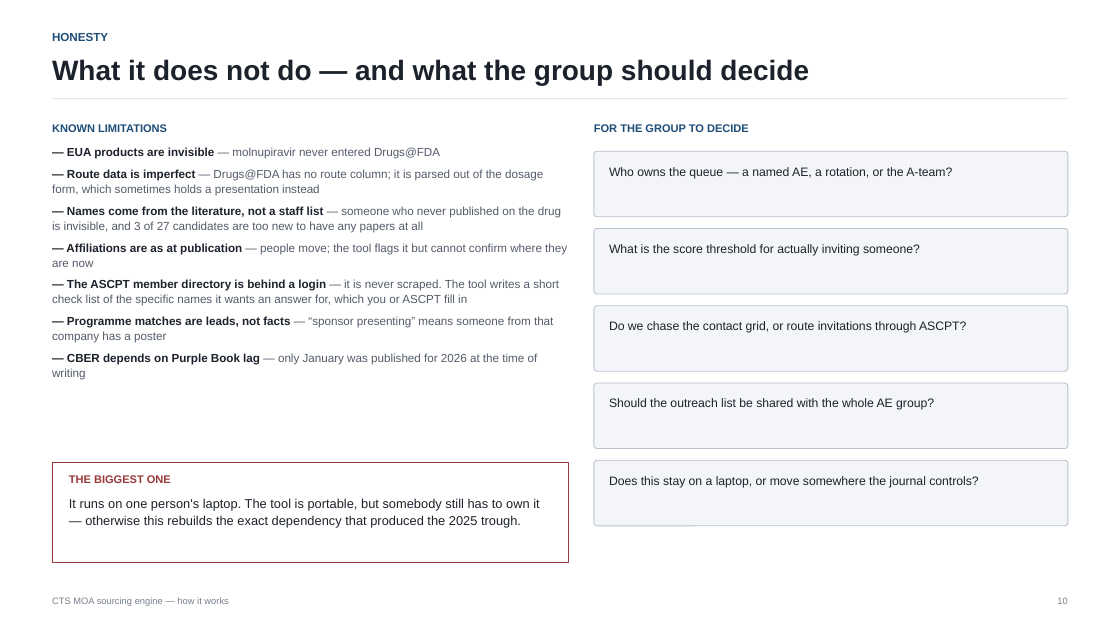
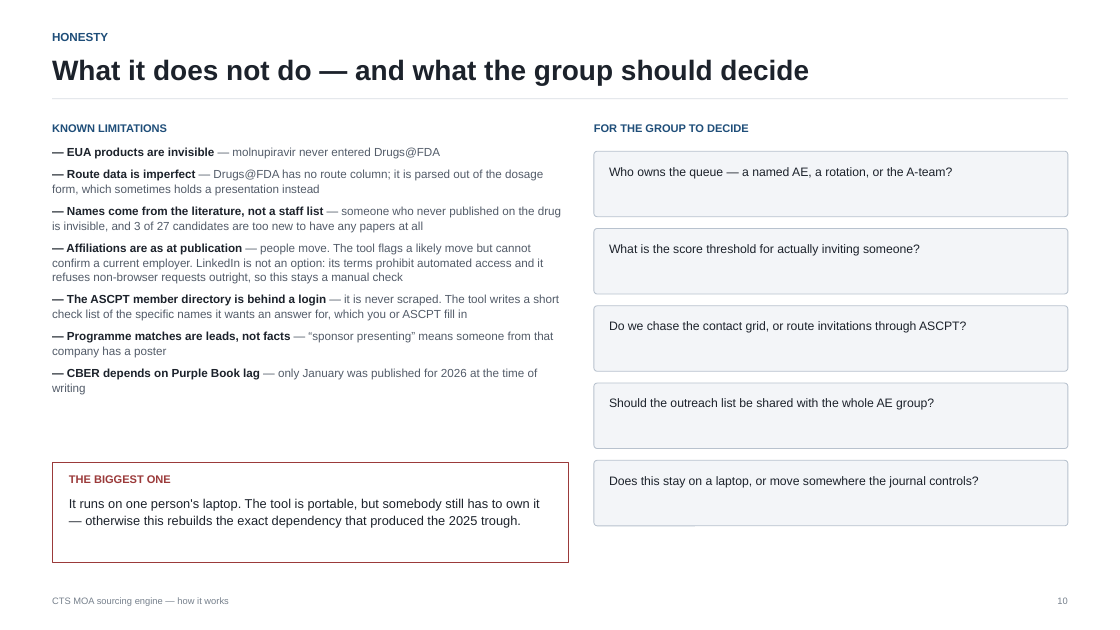
Before and after one commit to jchen622/cts-moa-engine, a slide deck: slide 10 of How the MOA sourcing engine works.pptx. Drawn at 1120x630 pixels with LibreOffice and Linux fonts; fonts in the diff are those of the drawing. Boxes give left, top, right and bottom in pixels: in the first picture for what was removed or moved away, otherwise in the second. Text is boxed around its words. In the diff, an @@ line names an element or a change of style, - is before the commit and + after.

```diff
--- a/How the MOA sourcing engine works.pptx
+++ b/How the MOA sourcing engine works.pptx
@@ text at (x1=52, y1=243, x2=543, y2=284): text changed @@
-— Affiliations are as at publication — people move; the tool flags it but cannot confirm where they are now
+— Affiliations are as at publication — people move. The tool flags a likely move but cannot confirm a current employer. LinkedIn is not an option: its terms prohibit automated access and it refuses non-browser requests outright, so this stays a manual check
```
Also in this commit, not shown: 1 other slide changed, 1 other file.
